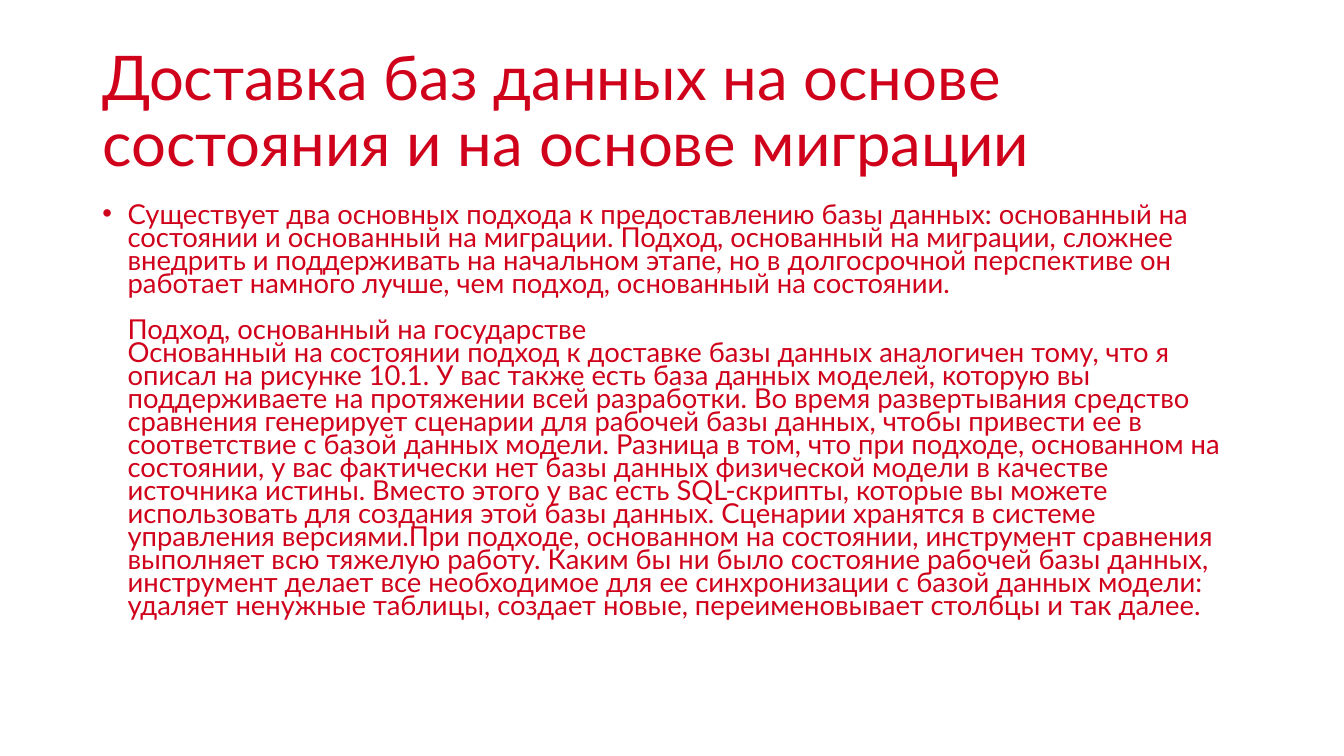
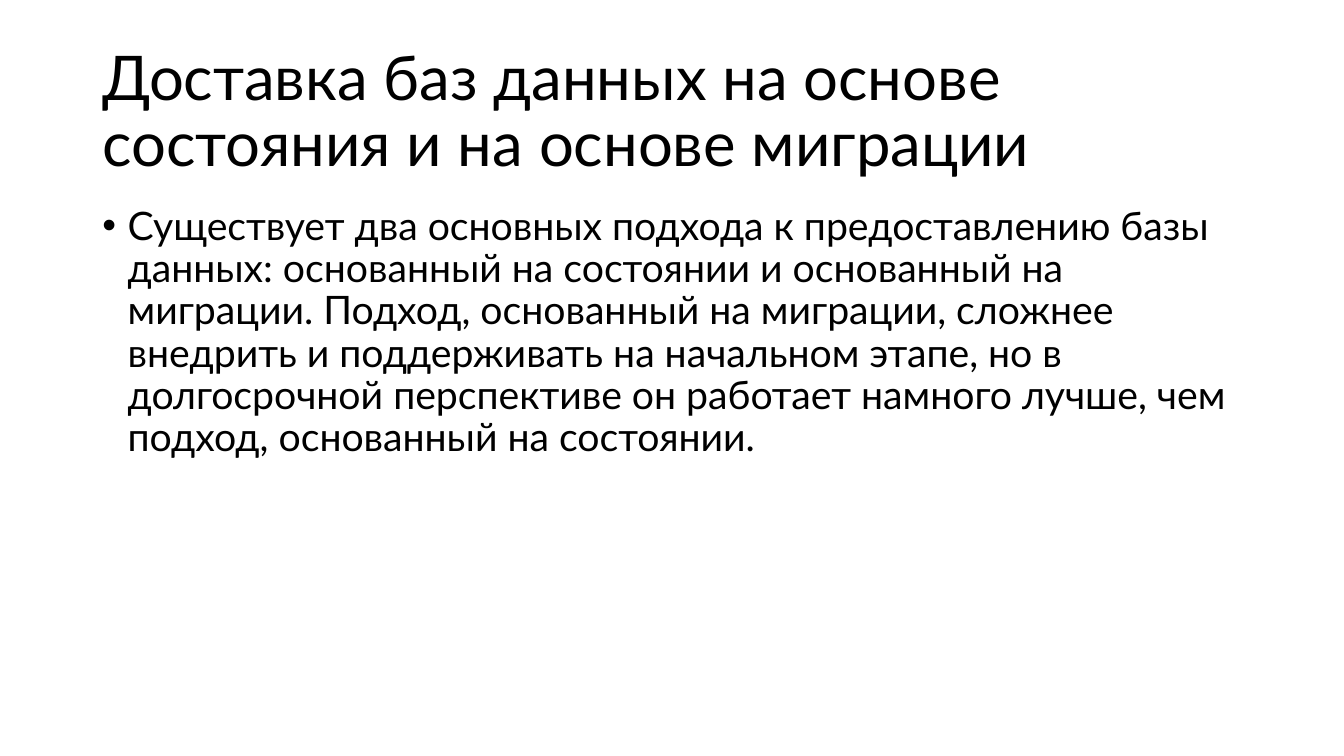
Before and after one commit to Sa1Gur/DbTest.Containers, a slide deck: slide 11 of DbaseTesting.pptx (slide 13 before the commit). Drawn at 1344x756 pixels with LibreOffice and Linux fonts; fonts in the diff are those of the drawing. Boxes give left, top, right and bottom in pixels: in the first picture for what was removed or moved away, otherwise in the second. Text is boxed around its words. In the diff, an @@ line names an element or a change of style, - is before the commit and + after.

Commit message:
cleanup text

```diff
--- a/DbaseTesting.pptx
+++ b/DbaseTesting.pptx
@@ title "Доставка баз данных на основе ..." at (x1=102, y1=55, x2=1029, y2=177): text colour #D0021B to #000000 @@
@@ text at (x1=128, y1=211, x2=1225, y2=458): text changed; size 19.6 to 28 pt; text colour #D0021B to #000000 @@
-• Существует два основных подхода к предоставлению базы данных: основанный на состоянии и основанный на миграции. Подход, основанный на миграции, сложнее внедрить и поддерживать на начальном этапе, но в долгосрочной перспективе он работает намного лучше, чем подход, основанный на состоянии.
-  Подход, основанный на государстве
-  Основанный на состоянии подход к доставке базы данных аналогичен тому, что я описал на рисунке 10.1. У вас также есть база данных моделей, которую вы поддерживаете на протяжении всей разработки. Во время развертывания средство сравнения генерирует сценарии для рабочей базы данных, чтобы привести ее в соответствие с базой данных модели. Разница в том, что при подходе, основанном на состоянии, у вас фактически нет базы данных физической модели в качестве источника истины. Вместо этого у вас есть SQL-скрипты, которые вы можете использовать для создания этой базы данных. Сценарии хранятся в системе управления версиями.При подходе, основанном на состоянии, инструмент сравнения выполняет всю тяжелую работу. Каким бы ни было состояние рабочей базы данных, инструмент делает все необходимое для ее синхронизации с базой данных модели: удаляет ненужные таблицы, создает новые, переименовывает столбцы и так далее.
+• Существует два основных подхода к предоставлению базы данных: основанный на состоянии и основанный на миграции. Подход, основанный на миграции, сложнее внедрить и поддерживать на начальном этапе, но в долгосрочной перспективе он работает намного лучше, чем подход, основанный на состоянии.
```
Also in this commit, not shown: 20 other slides changed, 3 slides added, 4 slides removed.
